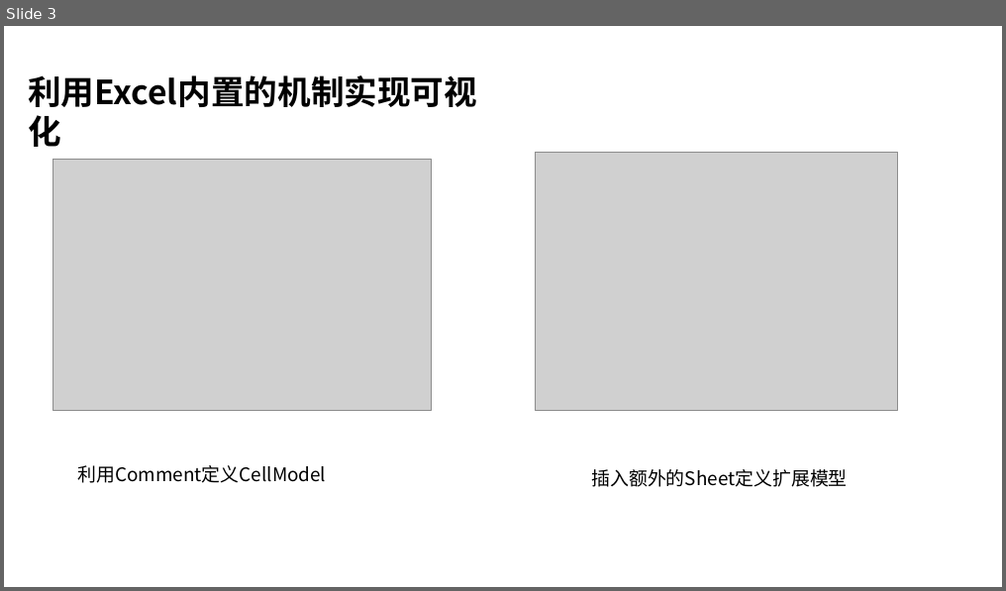
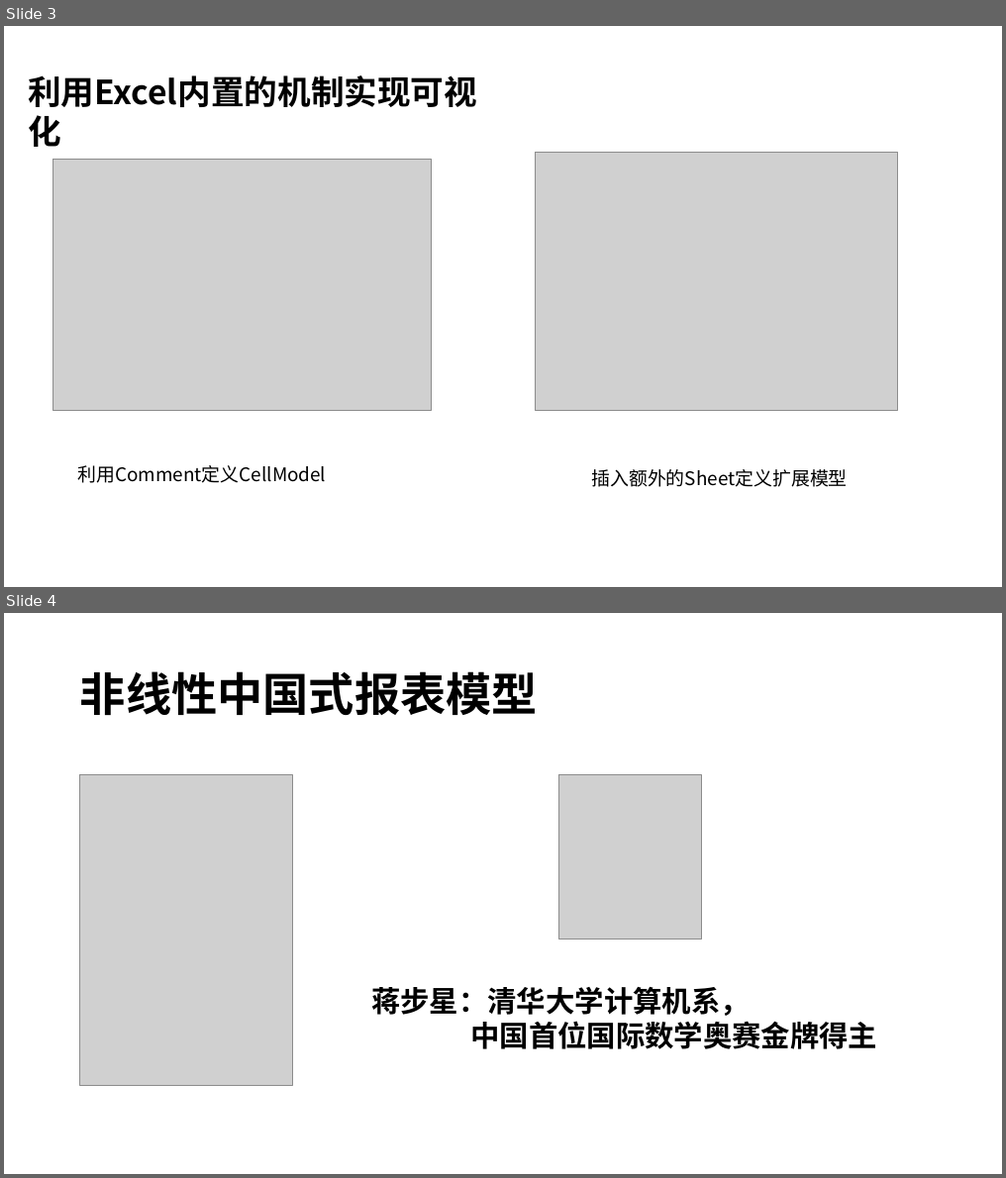
Before and after one commit to entropy-cloud/nop-entropy, a slide deck: docs/ppt/nop-report.pptx. Shown one above the other, each under a label of ours: slide 3 before the commit, slides 3 and 4 after it. The pictures are 1006x591 and 1006x1178 pixels, drawn with LibreOffice and Linux fonts; fonts in the diff are those of the drawing; grey boxes stand for pictures. Boxes give left, top, right and bottom in pixels: in the first picture for what was removed or moved away, otherwise in the second. Text is boxed around its words. In the diff, an @@ line names an element or a change of style, - is before the commit and + after.

Commit message:
增加报表引擎源码分析文档

```diff
--- a/docs/ppt/nop-report.pptx
+++ b/docs/ppt/nop-report.pptx
@@ slide 4 added at bbox=[4, 613, 1002, 1174], background #FFFFFF @@
@@ title added at bbox=[80, 671, 538, 715], 44 pt, text #000000, bold @@
+非线性中国式报表模型
@@ picture added at bbox=[80, 775, 294, 1085] @@
@@ picture added at bbox=[558, 775, 702, 940] @@
@@ text added at bbox=[371, 987, 877, 1050], 28 pt, text #000000, bold @@
+蒋步星：清华大学计算机系，
+中国首位国际数学奥赛金牌得主
```
Also in this commit, not shown: 5 other slides added, 6 slides removed, 5 other files.
